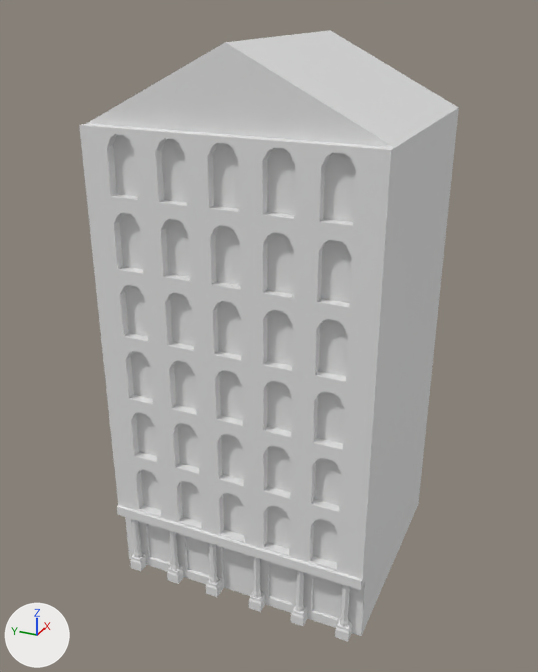
A saved change to the FBX model Pest Patrol/Assets/Mensen/Tamas/WelcomeToMyMostSplendidCondominium.fbx.
Both versions are drawn from a 50 mm camera at (-43.5, -20.4, 42.4) aimed at (3.2, 0.6, 19.0). The axes (+X, +Y, +Z) are drawn at lower left. The lights are the same throughout. Where no turn or scale is listed for an object, it has been applied to the vertices.
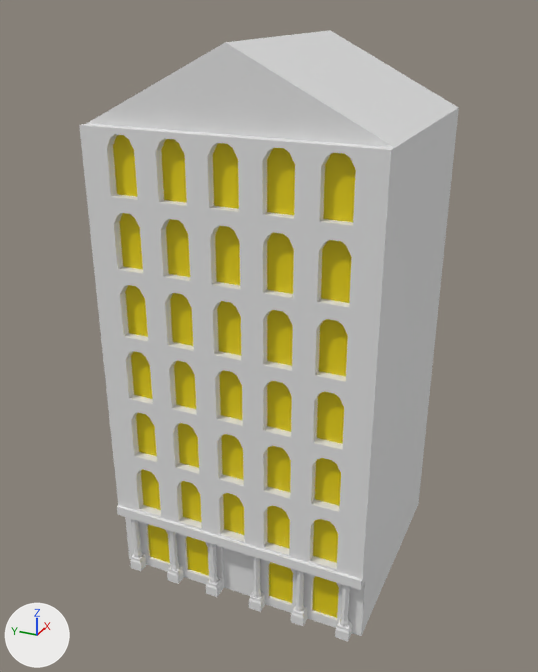
Location of each change, [x1, y1, x2, y2] in pixels of the pictures (538 x 672 px):
part 1 of me_cube_019, recoloured (white to yellow): [131, 351, 344, 563] in both
part 2 of me_cube_019, recoloured (white to yellow): [119, 213, 352, 376] in both
part 3 of me_cube_019, recoloured (white to yellow): [113, 135, 356, 222] in both
part 4 of me_cube_019, recoloured (white to yellow): [148, 524, 339, 618] in both

The edits, one by one:
Material 'Light' (mat_light) is new.
Its base color is (0.8, 0.641, 0.0) (yellow #e7d100).
Material 'Material' (mat_material) is new.
Its base color is (0.8, 0.8, 0.8) (white #e7e7e7).
me_cube_019 has 1161 vertices, 1128 faces and spans x -5.0..13.0, y -10.0..10.0, z 0.0..40.0.
me_cube_019 is used by ob_cube_002; location (0.0, 0.0, 0.0).
me_cube_019 part 1: 75 of the faces centred in x -4.1, y -7.9..7.9, z 7.8..17.9 switch from no material to mat_light (yellow #e7d100).
me_cube_019 part 2: 51 of the faces centred in x -4.4..-4.1, y -8.1..7.9, z 22.4..27.7 switch from no material to mat_light (yellow #e7d100).
me_cube_019 part 3: 25 of the faces centred in x -4.1, y -7.9..7.9, z 32.4..32.6 switch from no material to mat_light (yellow #e7d100).
me_cube_019 part 4: 20 of the faces centred in x -3.8, y -7.9..7.9, z 2.5..2.7 switch from no material to mat_light (yellow #e7d100).
me_cube_019 now uses material mat_material (white #e7e7e7).
